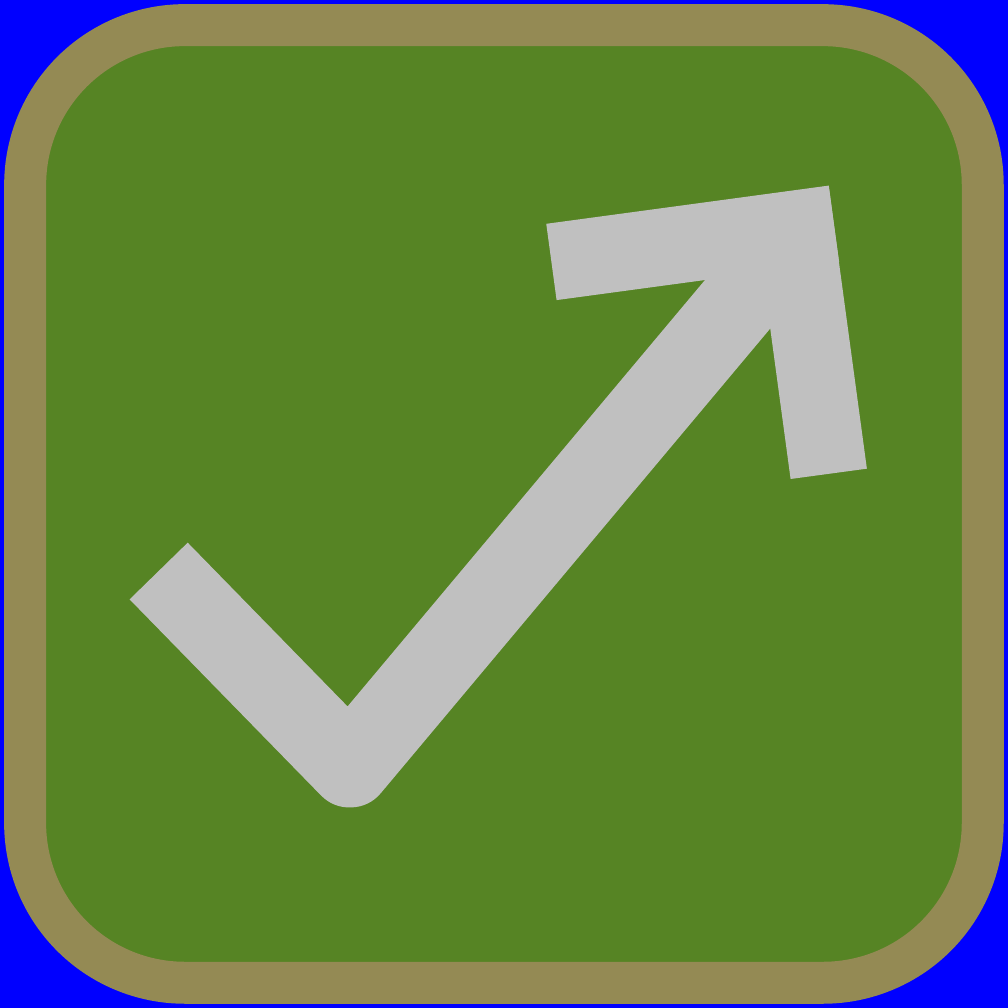
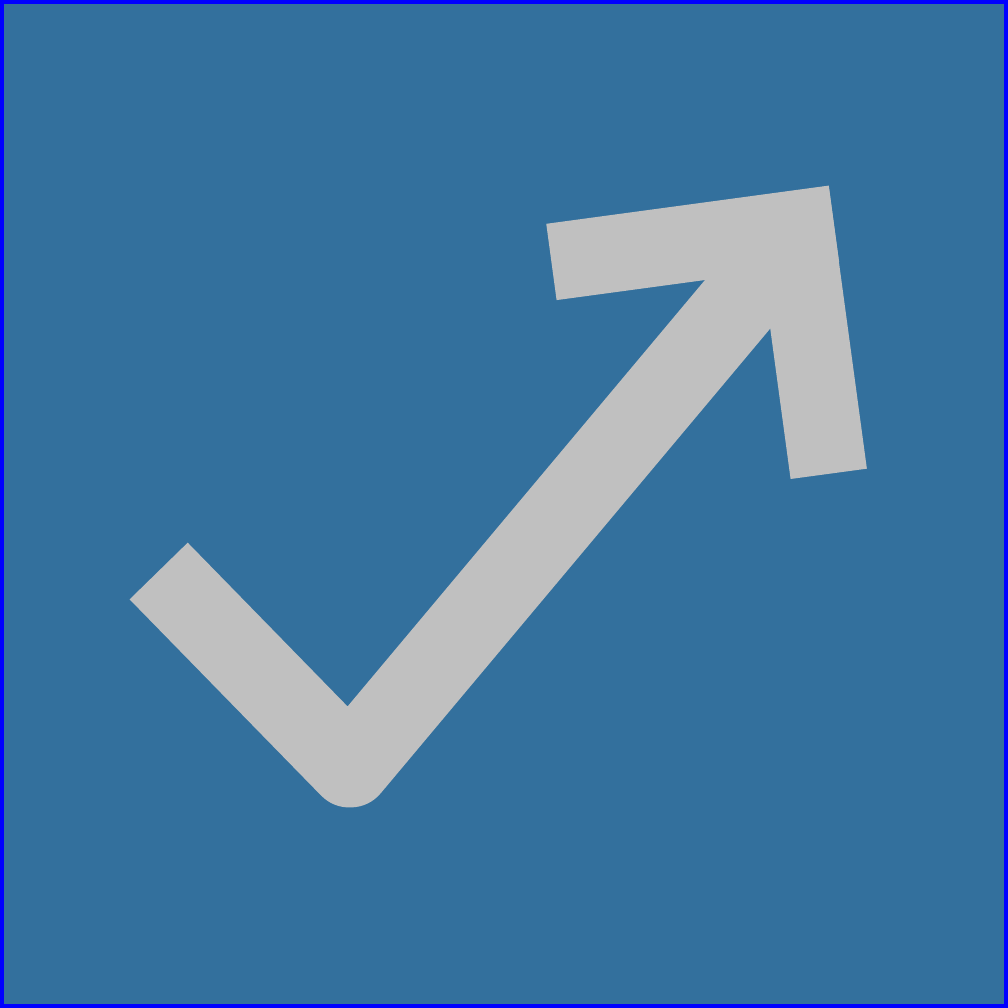
Before and after one commit to TouchTone/jsit_chrome_plugin, a slide deck: slide 3 of logo.pptx. Drawn at 1008x1008 pixels with LibreOffice and Linux fonts; fonts in the diff are those of the drawing. Boxes give left, top, right and bottom in pixels: in the first picture for what was removed or moved away, otherwise in the second. Text is boxed around its words. In the diff, an @@ line names an element or a change of style, - is before the commit and + after.

```diff
--- a/logo.pptx
+++ b/logo.pptx
@@ rounded rectangle at [25,25,983,983]: fill #568424 to #33709D; outline #948A54 30 pt to #33709D 30 pt; proportions changed @@
```
Also in this commit, not shown: 3 other slides changed, 12 other files.
